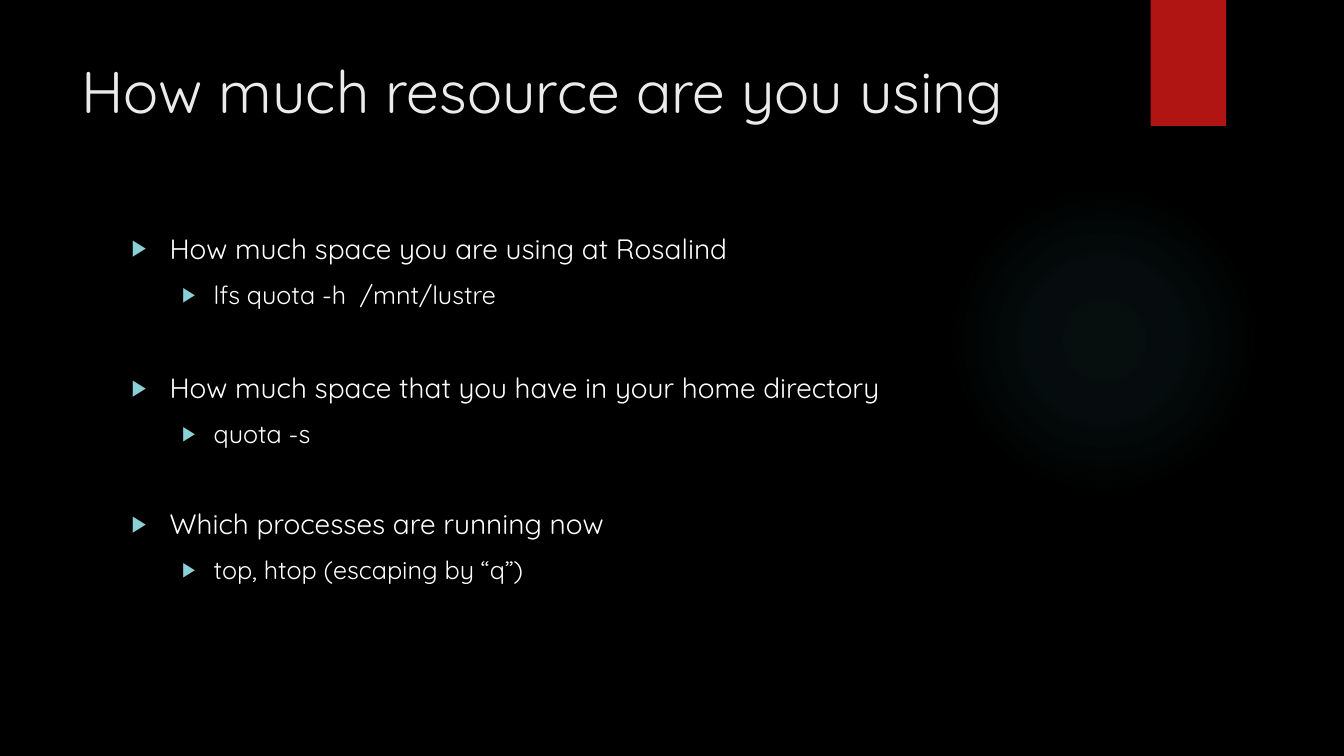
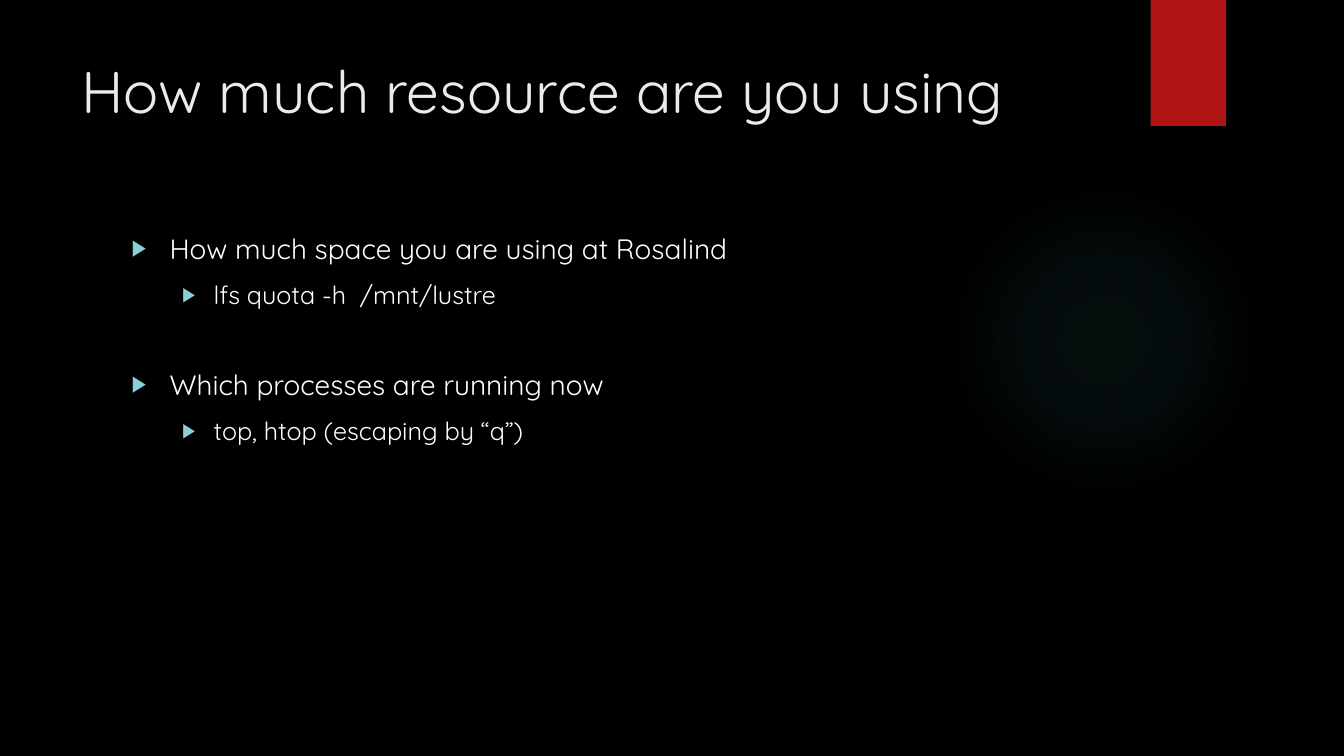
Before and after one commit to sysmedicine/KCLModule2_2021, a slide deck: slide 12 of Slides/IntroToLinux_Day2.pptx (slide 18 before the commit). Drawn at 1344x756 pixels with LibreOffice and Linux fonts; fonts in the diff are those of the drawing; background and template pictures are left out. Boxes give left, top, right and bottom in pixels: in the first picture for what was removed or moved away, otherwise in the second. Text is boxed around its words. In the diff, an @@ line names an element or a change of style, - is before the commit and + after.

```diff
--- a/Slides/IntroToLinux_Day2.pptx
+++ b/Slides/IntroToLinux_Day2.pptx
@@ text at bbox=[170, 377, 879, 448]: paragraphs removed @@
-▶ How much space that you have in your home directory
-  ▶ quota -s
```
Also in this commit, not shown: 3 other slides changed, 11 slides added, 19 slides removed, 1 other file.
